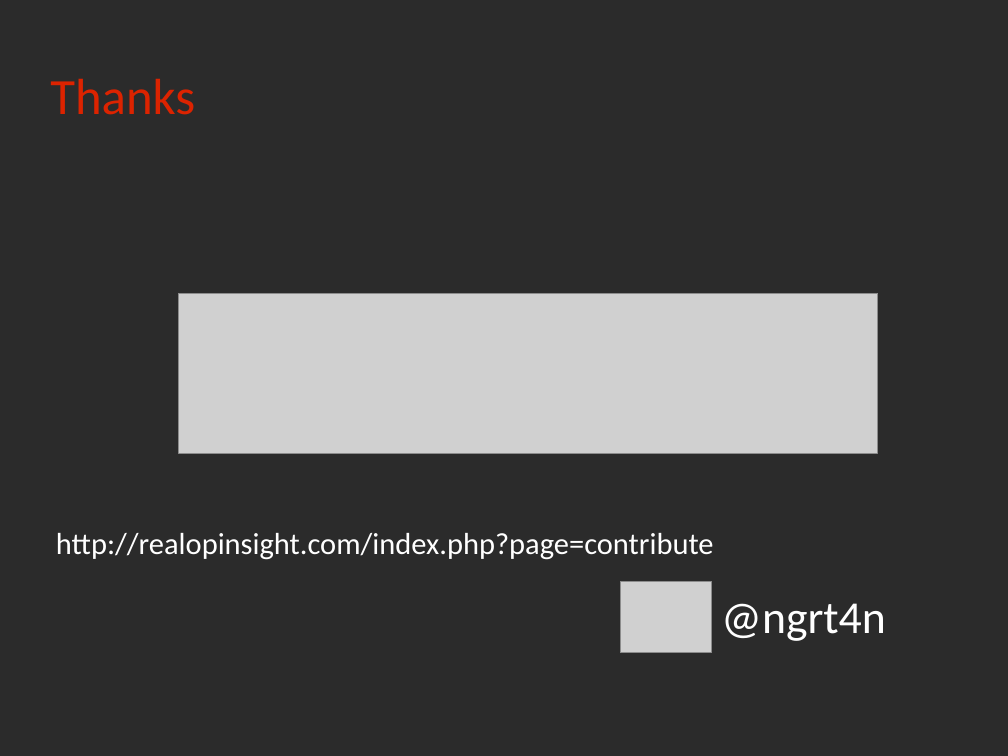
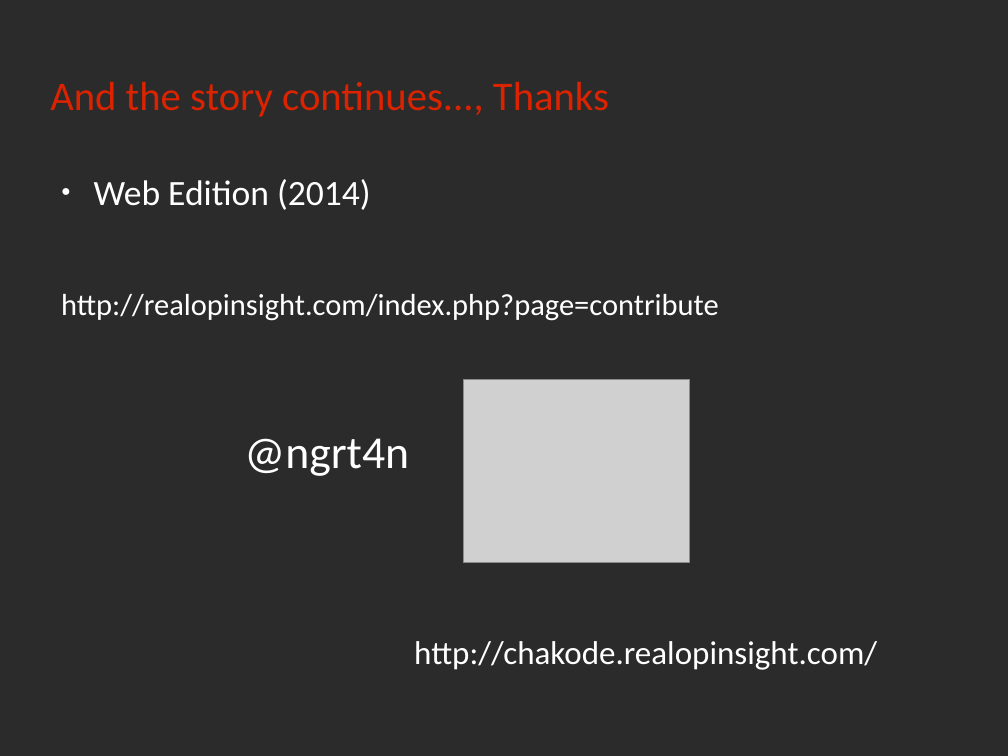
Before and after one commit to rchakode/realopinsight, a slide deck: slide 34 of doc/talks/nwc-2013.odp (slide 31 before the commit). Drawn at 1008x756 pixels with LibreOffice and Linux fonts; fonts in the diff are those of the drawing; grey boxes stand for pictures; background and template pictures are left out; a plain dark background stands for a picture behind light text. Boxes give left, top, right and bottom in pixels: in the first picture for what was removed or moved away, otherwise in the second. Text is boxed around its words. In the diff, an @@ line names an element or a change of style, - is before the commit and + after.

```diff
--- a/doc/talks/nwc-2013.odp
+++ b/doc/talks/nwc-2013.odp
@@ title at [50,82,609,117]: text changed; size 40 to 32 pt @@
-Thanks
+And the story continues..., Thanks
@@ text added at [94,179,371,210], 28 pt, text #FFFFFF @@
+● Web Edition (2014)
@@ text "http://realopinsight.com/index.php?page=contribute": place and size @@
-text "http://realopinsight.com/index.php?page=contribute" at [56,533,714,560]
+text "http://realopinsight.com/index.php?page=contribute" at [61,294,719,321]
@@ picture: place and size @@
-picture at [178,294,878,454]
+picture at [464,380,690,563]
@@ text "@ngrt4n": place and size @@
-text "@ngrt4n" at [721,603,886,641]
+text "@ngrt4n" at [244,438,409,476]
@@ text "@ngrt4n" at [244,438,409,476]: vertical alignment middle to top @@
@@ picture removed at [620,582,712,653] @@
@@ text added at [414,641,877,670], 26 pt, text #FFFFFF @@
+http://chakode.realopinsight.com/
```
Also in this commit, not shown: 27 other slides changed, 5 slides added, 3 slides removed, 1 other file.
